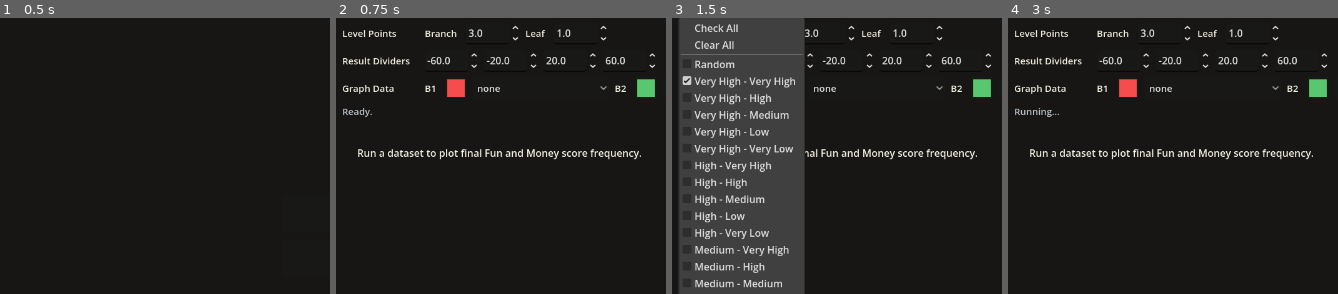
Above: before the commit, frames 1-4 (left to right).
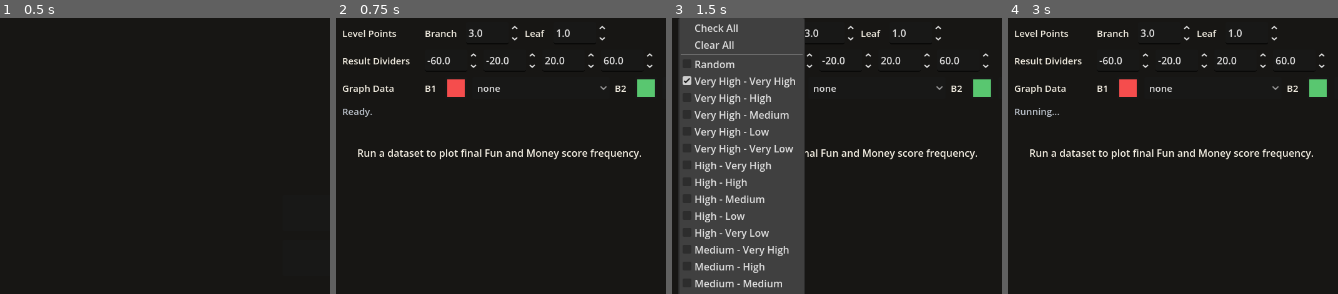
Above: after the commit, the same moments.

Repository: Josephblt/patch-notes
Game: Godot game, scene res://scenes/scene_launcher.tscn
The game is run twice, just before and just after one commit, with the same random seed, the same clock (stepped at 60 frames per second) and the same inputs.
Inputs:
- Up to frame 1 (0.5 s): no input
- Up to frame 2 (0.75 s): click "Balance Runner" at 0.5 s
- Up to frame 3 (1.5 s): click "1 Behavior" at 1.25 s
- Up to frame 4 (3 s): click "Random Seed" at 2 s; click "Run" at 2.75 s
The pictures show only the part of the screen within x 0-50%, y 13-63%; the shares and areas given below are measured in that part.

Frame 1 is identical in both runs. In frame 2, 0.8% of the frame differs, in the area x 40-97%, y 2-19%; in frame 3, 0.8%; in frame 4, 0.8%.

Commit message:
Wrap balance runner controls on narrow screens

Diff:
--- a/src/scenes/tools/balance_runner.tscn
+++ b/src/scenes/tools/balance_runner.tscn
@@ -38,16 +38,18 @@
 text = "Balance Runner"
 
 [node name="ProgressLabel" type="Label" parent="MarginContainer/VBoxContainer"]
-custom_minimum_size = Vector2(1000, 26)
+custom_minimum_size = Vector2(0, 26)
 layout_mode = 2
 theme_override_colors/font_color = Color(0.956863, 0.937255, 0.890196, 1)
 theme_override_font_sizes/font_size = 16
 text = "Ready."
 autowrap_mode = 3
 
-[node name="ControlRow" type="HBoxContainer" parent="MarginContainer/VBoxContainer" unique_id=2088022378]
-layout_mode = 2
-theme_override_constants/separation = 8
+[node name="ControlRow" type="HFlowContainer" parent="MarginContainer/VBoxContainer" unique_id=2088022378]
+layout_mode = 2
+theme_override_constants/separation = 8
+theme_override_constants/h_separation = 8
+theme_override_constants/v_separation = 8
 
 [node name="BehaviorMenuButton" type="MenuButton" parent="MarginContainer/VBoxContainer/ControlRow"]
 custom_minimum_size = Vector2(260, 36)
@@ -105,9 +107,11 @@
 disabled = true
 text = "Stop"
 
-[node name="PointRow" type="HBoxContainer" parent="MarginContainer/VBoxContainer"]
-layout_mode = 2
-theme_override_constants/separation = 8
+[node name="PointRow" type="HFlowContainer" parent="MarginContainer/VBoxContainer"]
+layout_mode = 2
+theme_override_constants/separation = 8
+theme_override_constants/h_separation = 8
+theme_override_constants/v_separation = 8
 
 [node name="PointLabel" type="Label" parent="MarginContainer/VBoxContainer/PointRow"]
 custom_minimum_size = Vector2(124, 36)
@@ -155,9 +159,11 @@
 rounded = false
 value = 1.0
 
-[node name="BandRow" type="HBoxContainer" parent="MarginContainer/VBoxContainer"]
-layout_mode = 2
-theme_override_constants/separation = 8
+[node name="BandRow" type="HFlowContainer" parent="MarginContainer/VBoxContainer"]
+layout_mode = 2
+theme_override_constants/separation = 8
+theme_override_constants/h_separation = 8
+theme_override_constants/v_separation = 8
 
 [node name="BandLabel" type="Label" parent="MarginContainer/VBoxContainer/BandRow"]
 custom_minimum_size = Vector2(124, 36)
@@ -211,9 +217,11 @@
 rounded = false
 value = 60.0
 
-[node name="GraphDatasetRow" type="HBoxContainer" parent="MarginContainer/VBoxContainer"]
-layout_mode = 2
-theme_override_constants/separation = 8
+[node name="GraphDatasetRow" type="HFlowContainer" parent="MarginContainer/VBoxContainer"]
+layout_mode = 2
+theme_override_constants/separation = 8
+theme_override_constants/h_separation = 8
+theme_override_constants/v_separation = 8
 
 [node name="GraphDatasetLabel" type="Label" parent="MarginContainer/VBoxContainer/GraphDatasetRow"]
 custom_minimum_size = Vector2(124, 36)
@@ -281,7 +289,7 @@
 theme_override_font_sizes/font_size = 15
 
 [node name="SummaryLabel" type="Label" parent="MarginContainer/VBoxContainer" unique_id=1813098771]
-custom_minimum_size = Vector2(1000, 28)
+custom_minimum_size = Vector2(0, 28)
 layout_mode = 2
 theme_override_colors/font_color = Color(0.74902, 0.776471, 0.811765, 1)
 theme_override_font_sizes/font_size = 16
--- a/src/scripts/tools/balance_runner.gd
+++ b/src/scripts/tools/balance_runner.gd
@@ -72,10 +72,10 @@
 @onready var summary_label: Label = $MarginContainer/VBoxContainer/SummaryLabel
 @onready var graph: Control = $MarginContainer/VBoxContainer/Graph
 @onready var main_container: VBoxContainer = $MarginContainer/VBoxContainer
-@onready var control_row: HBoxContainer = $MarginContainer/VBoxContainer/ControlRow
-@onready var point_row: HBoxContainer = $MarginContainer/VBoxContainer/PointRow
-@onready var band_row: HBoxContainer = $MarginContainer/VBoxContainer/BandRow
-@onready var graph_dataset_row: HBoxContainer = $MarginContainer/VBoxContainer/GraphDatasetRow
+@onready var control_row: Container = $MarginContainer/VBoxContainer/ControlRow
+@onready var point_row: Container = $MarginContainer/VBoxContainer/PointRow
+@onready var band_row: Container = $MarginContainer/VBoxContainer/BandRow
+@onready var graph_dataset_row: Container = $MarginContainer/VBoxContainer/GraphDatasetRow
 
 
 func _ready() -> void:
